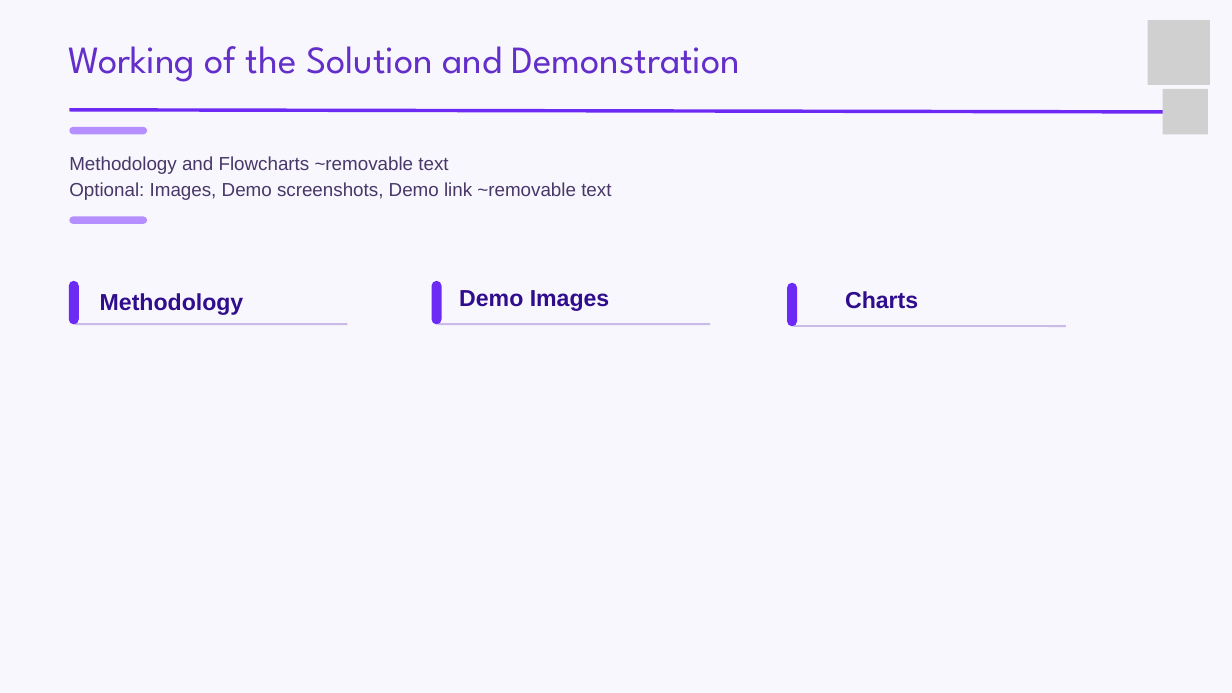
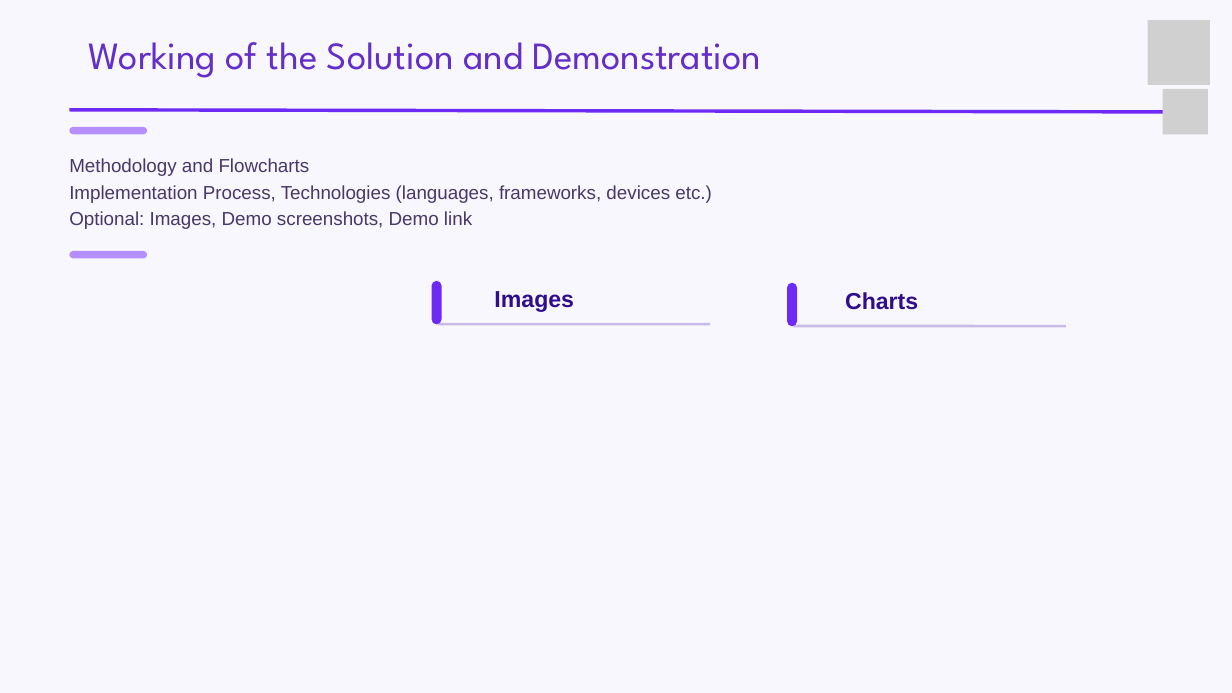
Before and after one commit to ignisia-club/incubex, a slide deck: slide 5 of public/assets/Prototype_Expo_Track_Template.pptx. Drawn at 1232x693 pixels with LibreOffice and Linux fonts; fonts in the diff are those of the drawing; grey boxes stand for pictures; background and template pictures are left out. Boxes give left, top, right and bottom in pixels: in the first picture for what was removed or moved away, otherwise in the second. Text is boxed around its words. In the diff, an @@ line names an element or a change of style, - is before the commit and + after.

```diff
--- a/public/assets/Prototype_Expo_Track_Template.pptx
+++ b/public/assets/Prototype_Expo_Track_Template.pptx
@@ text "Working of the Solution and ...": place and size @@
-text "Working of the Solution and ..." at [68,46,741,82]
+text "Working of the Solution and ..." at [89,42,762,78]
@@ text at [69,158,712,229]: text changed @@
-Methodology and Flowcharts ~removable text
-Optional: Images, Demo screenshots, Demo link ~removable text
+Methodology and Flowcharts
+Implementation Process, Technologies (languages, frameworks, devices etc.)
+Optional: Images, Demo screenshots, Demo link
@@ freeform shape: place and size @@
-freeform shape at [69,216,147,224]
+freeform shape at [69,251,147,258]
@@ freeform shape removed at [69,281,79,324] @@
@@ text removed at [100,293,244,315] @@
-Methodology
@@ text at [494,291,574,312]: text changed @@
-Demo Images
+Images
@@ line removed from (75, 324) to (347, 324) @@
```
Also in this commit, not shown: 7 other slides changed, 1 other file.
